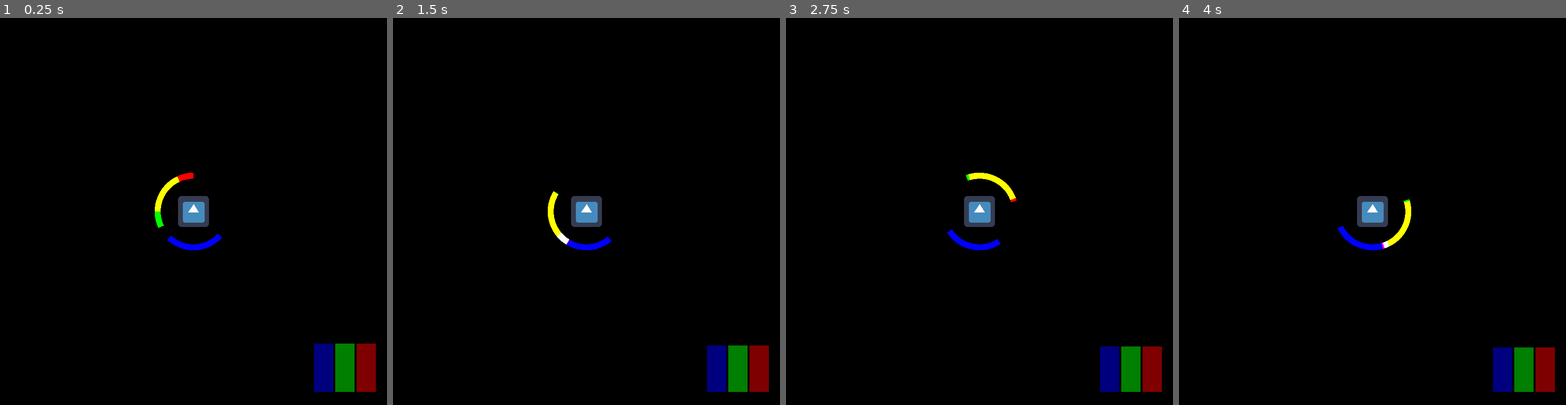
Above: before the commit, frames 1-4 (left to right).
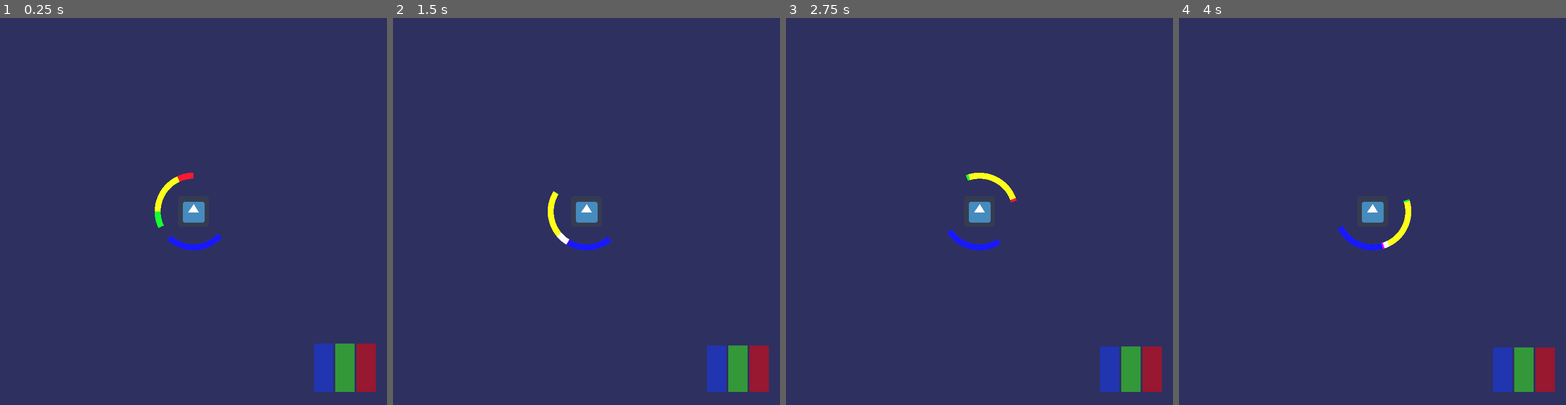
Above: after the commit, the same moments.

Repository: TLochow/SocialLife
Game: Godot game, scene res://Scenes/Main.tscn
Two runs of this game, one before a commit and one after it. Both use one fixed random seed, a clock stepped at 60 frames per second and the inputs below. The engine's default icon, where the game draws it, is replaced by a stand-in: a white triangle on a blue panel in a dark square.
Inputs (mouse positions are in pixels of both pictures, inside the frame that each line leads up to):
- Up to frame 1 (0.25 s): no input
- Up to frame 2 (1.5 s): tap Enter at 0.5 s; move the mouse to (671, 192) at 0.52 s; hold Mouse wheel down (mouse_wheel_down) 0.53-1.28 s; tap Space at 1.25 s; move the mouse to (509, 230) at 1.27 s; tap Mouse wheel up (mouse_wheel_up) at 1.35 s
- Up to frame 3 (2.75 s): tap Enter at 2 s; move the mouse to (1018, 126) at 2.02 s; hold Mouse wheel down (mouse_wheel_down) from 2.03 s (still down)
- Up to frame 4 (4 s): tap Space at 2.75 s; move the mouse to (1353, 288) at 2.77 s; release Mouse wheel down (mouse_wheel_down) at 2.78 s; tap Mouse wheel up (mouse_wheel_up) at 2.85 s; tap Enter at 3.5 s; move the mouse to (1488, 269) at 3.52 s; hold Mouse wheel down (mouse_wheel_down) from 3.53 s (still down)

The runs differ from the first frame. In frame 1, 99% of the frame differs, in the area x 0-100%, y 0-100%; in frame 2, 99%; in frame 3, 99%; in frame 4, 99%.

Commit message:
Particles

Diff:
--- a/Scenes/Event.tscn
+++ b/Scenes/Event.tscn
@@ -1,12 +1,68 @@
-[gd_scene load_steps=5 format=2]
+[gd_scene load_steps=17 format=2]
 
 [ext_resource path="res://Sprites/Events.png" type="Texture" id=1]
 [ext_resource path="res://Scripts/Event.gd" type="Script" id=2]
+[ext_resource path="res://Sprites/Plus.png" type="Texture" id=3]
+[ext_resource path="res://Sprites/Minus.png" type="Texture" id=4]
 
 [sub_resource type="PhysicsMaterial" id=1]
 friction = 0.0
 
 [sub_resource type="CircleShape2D" id=2]
+
+[sub_resource type="Gradient" id=6]
+colors = PoolColorArray( 1, 0, 0, 1, 1, 0, 0, 0 )
+
+[sub_resource type="GradientTexture" id=5]
+gradient = SubResource( 6 )
+
+[sub_resource type="ParticlesMaterial" id=3]
+emission_shape = 1
+emission_sphere_radius = 10.0
+flag_disable_z = true
+gravity = Vector3( 0, 0, 0 )
+orbit_velocity = 0.0
+orbit_velocity_random = 0.0
+color_ramp = SubResource( 5 )
+
+[sub_resource type="ParticlesMaterial" id=7]
+emission_shape = 1
+emission_sphere_radius = 10.0
+flag_disable_z = true
+gravity = Vector3( 0, 0, 0 )
+orbit_velocity = 0.0
+orbit_velocity_random = 0.0
+color_ramp = SubResource( 5 )
+
+[sub_resource type="Gradient" id=8]
+colors = PoolColorArray( 0, 1, 0, 1, 0, 1, 0, 0 )
+
+[sub_resource type="GradientTexture" id=9]
+gradient = SubResource( 8 )
+
+[sub_resource type="ParticlesMaterial" id=10]
+emission_shape = 1
+emission_sphere_radius = 10.0
+flag_disable_z = true
+gravity = Vector3( 0, 0, 0 )
+orbit_velocity = 0.0
+orbit_velocity_random = 0.0
+color_ramp = SubResource( 9 )
+
+[sub_resource type="Gradient" id=11]
+colors = PoolColorArray( 0, 0.484375, 1, 1, 0, 0.486275, 1, 0 )
+
+[sub_resource type="GradientTexture" id=12]
+gradient = SubResource( 11 )
+
+[sub_resource type="ParticlesMaterial" id=13]
+emission_shape = 1
+emission_sphere_radius = 10.0
+flag_disable_z = true
+gravity = Vector3( 0, 0, 0 )
+orbit_velocity = 0.0
+orbit_velocity_random = 0.0
+color_ramp = SubResource( 12 )
 
 [node name="Event" type="RigidBody2D"]
 collision_layer = 7
@@ -23,3 +79,41 @@
 scale = Vector2( 2, 2 )
 texture = ExtResource( 1 )
 hframes = 10
+
+[node name="Particles" type="Node2D" parent="."]
+
+[node name="SocialPlus" type="Particles2D" parent="Particles"]
+emitting = false
+local_coords = false
+process_material = SubResource( 3 )
+texture = ExtResource( 3 )
+
+[node name="SocialMinus" type="Particles2D" parent="Particles"]
+emitting = false
+local_coords = false
+process_material = SubResource( 7 )
+texture = ExtResource( 4 )
+
+[node name="FitnessPlus" type="Particles2D" parent="Particles"]
+emitting = false
+local_coords = false
+process_material = SubResource( 10 )
+texture = ExtResource( 3 )
+
+[node name="FitnessMinus" type="Particles2D" parent="Particles"]
+emitting = false
+local_coords = false
+process_material = SubResource( 10 )
+texture = ExtResource( 4 )
+
+[node name="EnergyPlus" type="Particles2D" parent="Particles"]
+emitting = false
+local_coords = false
+process_material = SubResource( 13 )
+texture = ExtResource( 3 )
+
+[node name="EnergyMinus" type="Particles2D" parent="Particles"]
+emitting = false
+local_coords = false
+process_material = SubResource( 13 )
+texture = ExtResource( 4 )
--- a/Scenes/Main.tscn
+++ b/Scenes/Main.tscn
@@ -39,7 +39,7 @@
 value = 50.0
 texture_progress = ExtResource( 4 )
 fill_mode = 3
-tint_progress = Color( 0, 0, 1, 1 )
+tint_progress = Color( 0.0784314, 0.223529, 1, 1 )
 
 [node name="FitnessBar" type="TextureProgress" parent="Camera2D/UI/Control/Scores"]
 margin_left = 44.0
@@ -48,7 +48,7 @@
 value = 50.0
 texture_progress = ExtResource( 4 )
 fill_mode = 3
-tint_progress = Color( 0, 1, 0, 1 )
+tint_progress = Color( 0.223529, 1, 0.0784314, 1 )
 
 [node name="SocialBar" type="TextureProgress" parent="Camera2D/UI/Control/Scores"]
 margin_left = 88.0
--- a/Scripts/Event.gd
+++ b/Scripts/Event.gd
@@ -17,10 +17,17 @@
 
 func SetEventType(type, sprite, fitnessBoost, energyBoost, socialBoost):
 	EventType = type
-	FitnessBoost = fitnessBoost
-	EnergyBoost = energyBoost
-	SocialBoost  = socialBoost
+	FitnessBoost = fitnessBoost * 0.5
+	EnergyBoost = energyBoost * 0.5
+	SocialBoost  = socialBoost * 0.5
 	$Sprite.frame = sprite
+
+	$Particles/SocialPlus.emitting = socialBoost > 0
+	$Particles/SocialMinus.emitting = socialBoost < 0
+	$Particles/FitnessPlus.emitting = fitnessBoost > 0
+	$Particles/FitnessMinus.emitting = fitnessBoost < 0
+	$Particles/EnergyPlus.emitting = energyBoost > 0
+	$Particles/EnergyMinus.emitting = energyBoost < 0
 
 func Collide(paddleType):
 	if paddleType == EventType:
--- a/Scripts/Main.gd
+++ b/Scripts/Main.gd
@@ -70,15 +70,15 @@
 	var eventType = randi() % 6
 	match eventType: #                       Fit, Energy, Social
 		0: # Bed
-			event.SetEventType(3, eventType, 5.0, 30.0, -15.0)
+			event.SetEventType(3, eventType, 0.0, 30.0, -15.0)
 		1: # Shower
-			event.SetEventType(2, eventType, 5.0, 5.0, -5.0)
+			event.SetEventType(2, eventType, 10.0, 0.0, -5.0)
 		2: # Bar
-			event.SetEventType(1, eventType, -10.0, -10.0, 30.0)
+			event.SetEventType(1, eventType, 0.0, -15.0, 30.0)
 		3: # Energy Drink
 			event.SetEventType(3, eventType, -20.0, 0, 30.0)
 		4: # GYM
-			event.SetEventType(2, eventType, 30.0, -20.0, 5.0)
+			event.SetEventType(2, eventType, 30.0, -20.0, 0.0)
 		5: # Talk
 			event.SetEventType(1, eventType, 0, -5.0, 30.0)
 		6:
--- a/project.godot
+++ b/project.godot
@@ -44,5 +44,5 @@
 
 [rendering]
 
-environment/default_clear_color=Color( 0, 0, 0, 1 )
+environment/default_clear_color=Color( 0.184314, 0.192157, 0.380392, 1 )
 environment/default_environment="res://default_env.tres"
Binary file added: Sprites/Minus.png
Not shown, added: Sprites/Minus.png.import
Binary file added: Sprites/Plus.png
Not shown, added: Sprites/Plus.png.import
Not shown, added: Sprites/PlusMinus.png.import
